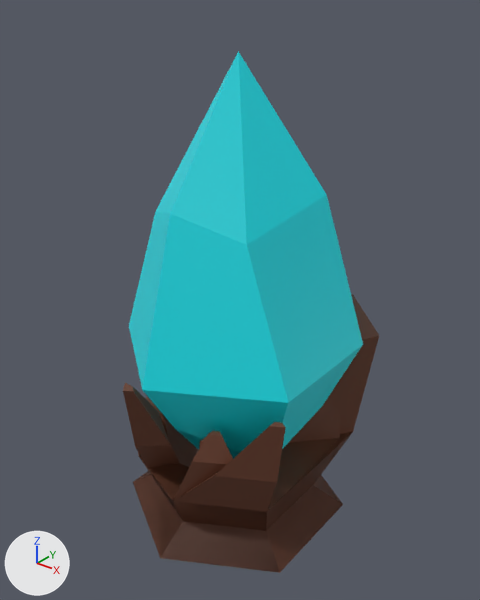
Two versions of the FBX model TDRoguelike/Assets/Materials/Models/Pylon/PylonModel.fbx, one commit apart.
One viewpoint serves both versions: a 50 mm camera at (7.36, -9.05, 14.07) aimed at (0.06, 0.08, 8.41). Arrows for +X, +Y and +Z are at lower left; the lights stay in place. Where no turn or scale is listed for an object, it has been applied to the vertices.

In view in the first picture: 'Pylon lvl2', 'PylonHolder lvl0', 'PylonHolder lvl1', 'PylonHolder lvl2'.
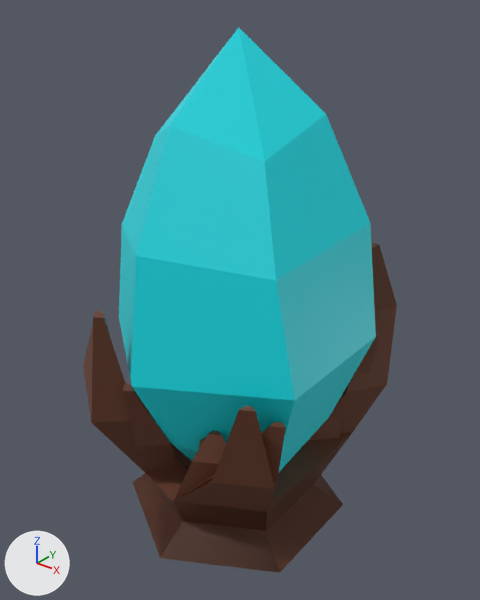
Boxes (x1, y1, x2, y2) around the edits, measured in the pictures (480 x 600 px):
'Pylon lvl3', added (cyan)
    after: (119, 28, 376, 472)
'PylonHolder lvl3', added (brown)
    after: (83, 242, 397, 573)
'Pylon lvl2', unchanged, covered by the edit
    before: (129, 51, 363, 452)
'PylonHolder lvl2', unchanged, covered by the edit
    before: (123, 294, 379, 573)
    after: (123, 331, 379, 499)
'PylonHolder lvl0', unchanged, covered by the edit
    before: (159, 401, 340, 511)
    after: (199, 418, 340, 487)

Diff of the bpy script that builds the scene:
```diff
--- a/TDRoguelike/Assets/Materials/Models/Pylon/PylonModel.fbx.py
+++ b/TDRoguelike/Assets/Materials/Models/Pylon/PylonModel.fbx.py
@@ me_pylonholder_lvl3mesh @@
+me_pylonholder_lvl3mesh.from_pydata(...)  # 70 vertices, 69 faces; spans x -2.54..2.39, y -3.0..2.9, z -0.46..5.36
+me_pylonholder_lvl3mesh.materials.append(mat_pylonholder)  # brown #683d2a
@@ me_pylon_lvl3mesh @@
+me_pylon_lvl3mesh.from_pydata(...)  # 26 vertices, 30 faces; spans x -2.41..2.37, y -2.76..2.54, z -1.98..7.92
+me_pylon_lvl3mesh.materials.append(mat_pylon_crystal)  # cyan #00dde7
@@ ob_pylonholder_lvl3 @@
+ob_pylonholder_lvl3 = bpy.data.objects.new('PylonHolder lvl3', me_pylonholder_lvl3mesh)
+ob_pylonholder_lvl3.location = (0.0, 0.0, 4.03)
@@ ob_pylon_lvl3 @@
+ob_pylon_lvl3 = bpy.data.objects.new('Pylon lvl3', me_pylon_lvl3mesh)
+ob_pylon_lvl3.location = (0.0, 0.0, 5.41)
```
